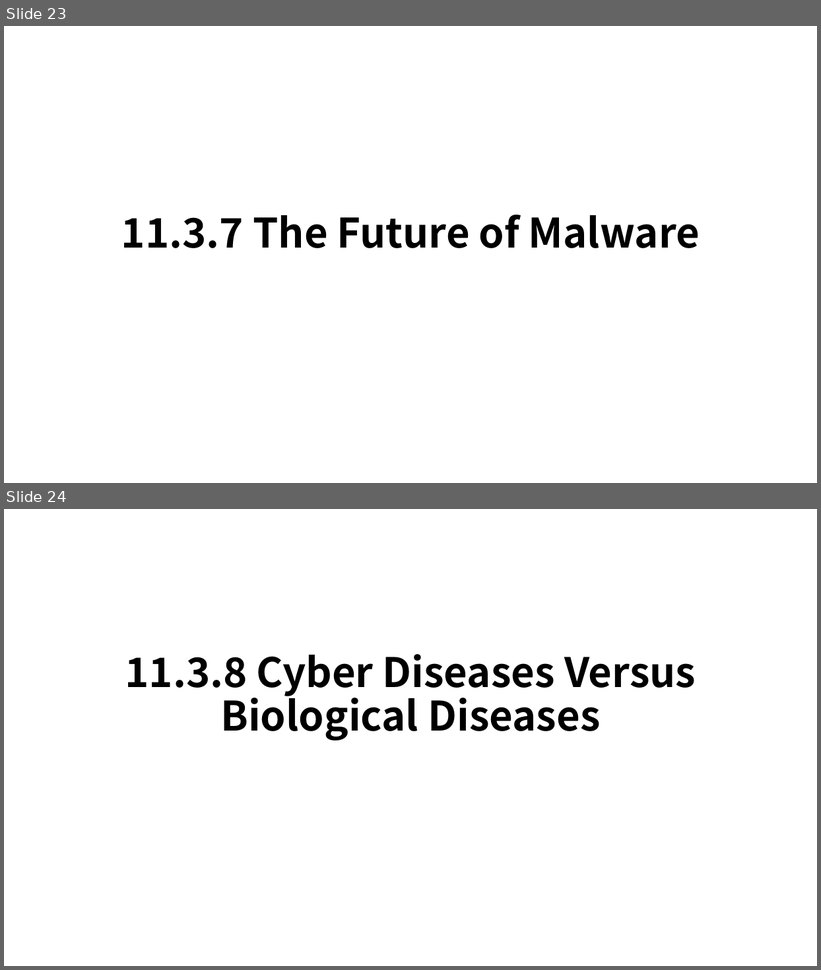
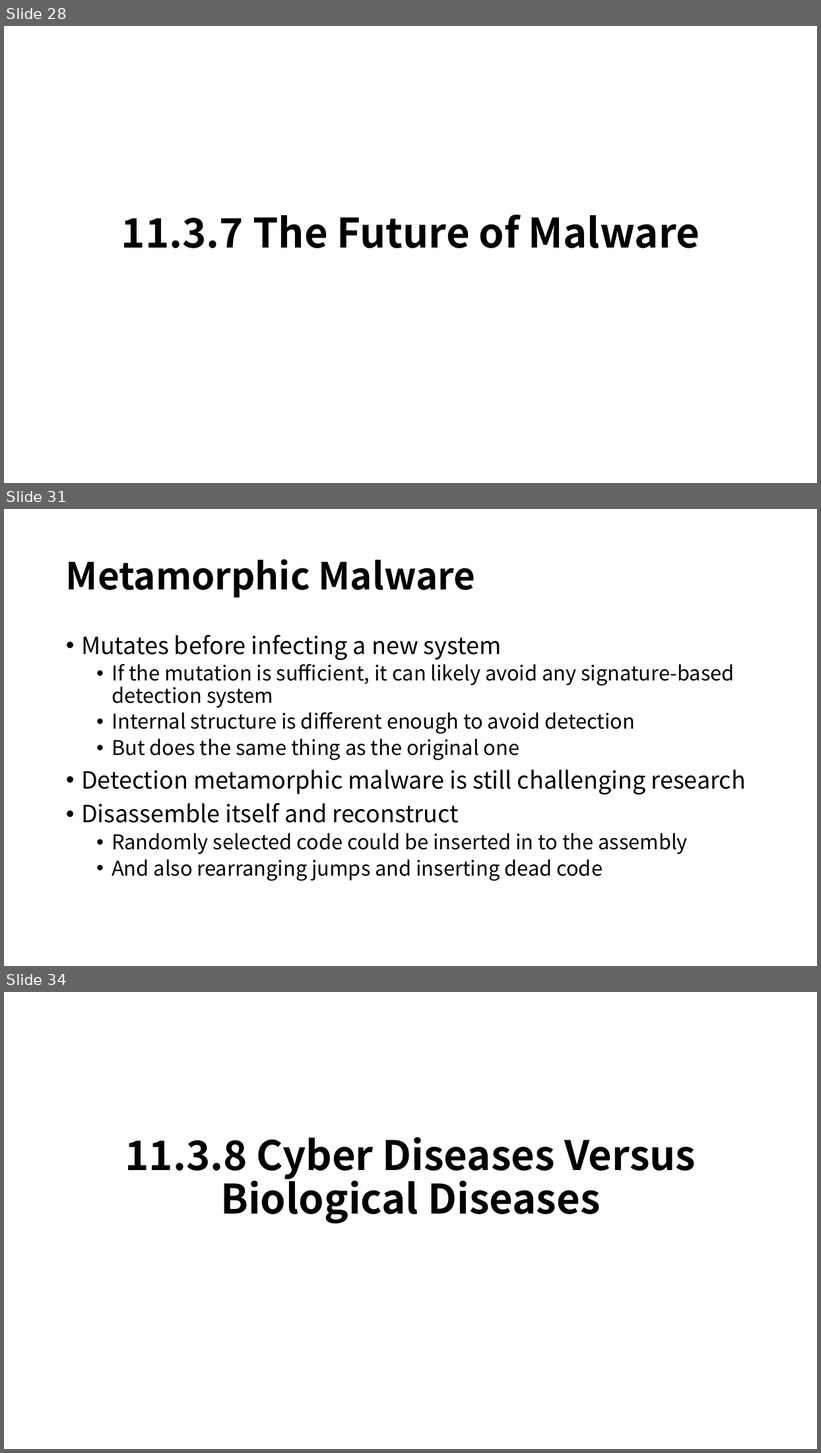
Before and after one commit to b1011dong/InformationSecutiryStudy, a slide deck: HW4/Malware.pptx. Shown one above the other, each under a label of ours: slides 23 and 24 before the commit, slides 28, 31 and 34 after it; the slides between them are not shown. The pictures are 821x970 and 821x1453 pixels, drawn with LibreOffice and Linux fonts; fonts in the diff are those of the drawing. Boxes give left, top, right and bottom in pixels: in the first picture for what was removed or moved away, otherwise in the second. Text is boxed around its words. In the diff, an @@ line names an element or a change of style, - is before the commit and + after.

```diff
--- a/HW4/Malware.pptx
+++ b/HW4/Malware.pptx
@@ slide 31 added at [4,509,817,966], background #FFFFFF @@
@@ title added at [66,559,476,597], 44 pt, text #000000, bold @@
+Metamorphic Malware
@@ text added at [81,635,746,881], 24 pt, text #000000 @@
+• Mutates before infecting a new system
+  • If the mutation is sufficient, it can likely avoid any signature-based detection system
+  • Internal structure is different enough to avoid detection
+  • But does the same thing as the original one
+• Detection metamorphic malware is still challenging research
+• Disassemble itself and reconstruct
+  • Randomly selected code could be inserted in to the assembly
+  • And also rearranging jumps and inserting dead code
@@ what was slide 23 is now slide 28 @@
@@ what was slide 24 is now slide 34 @@
```
Also in this commit, not shown: 1 slide changed, 10 other slides added.
